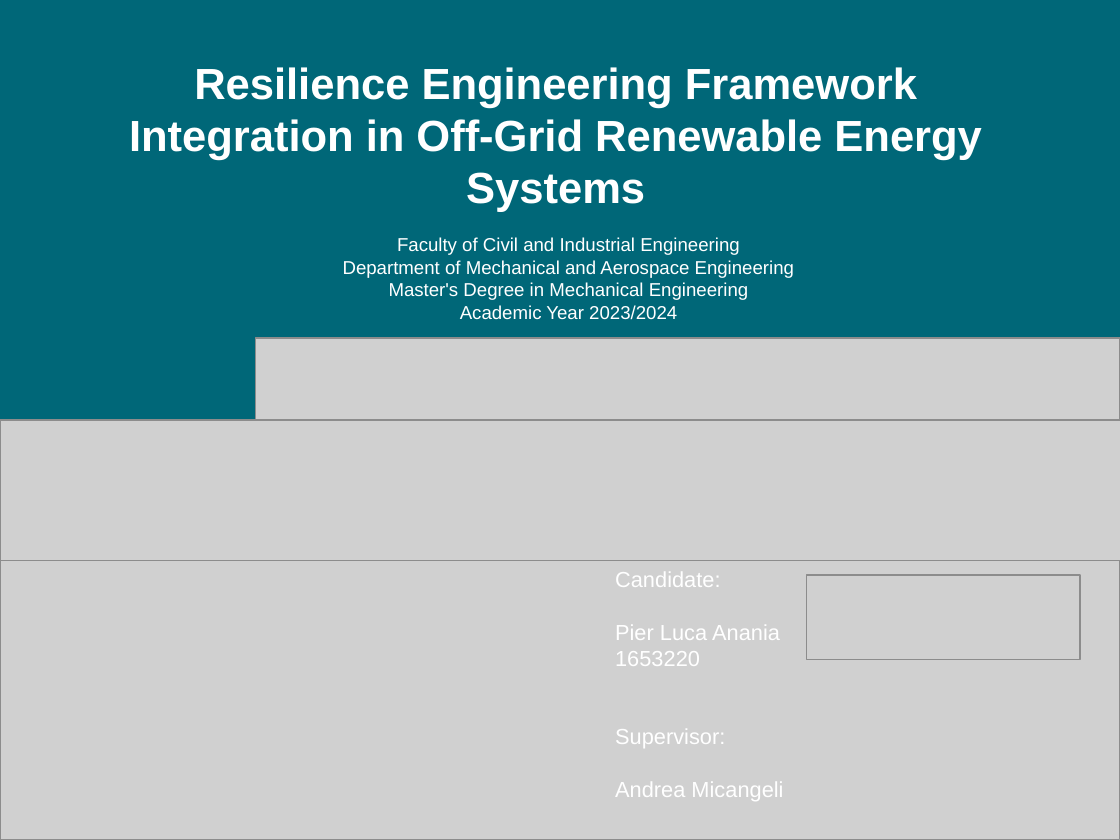
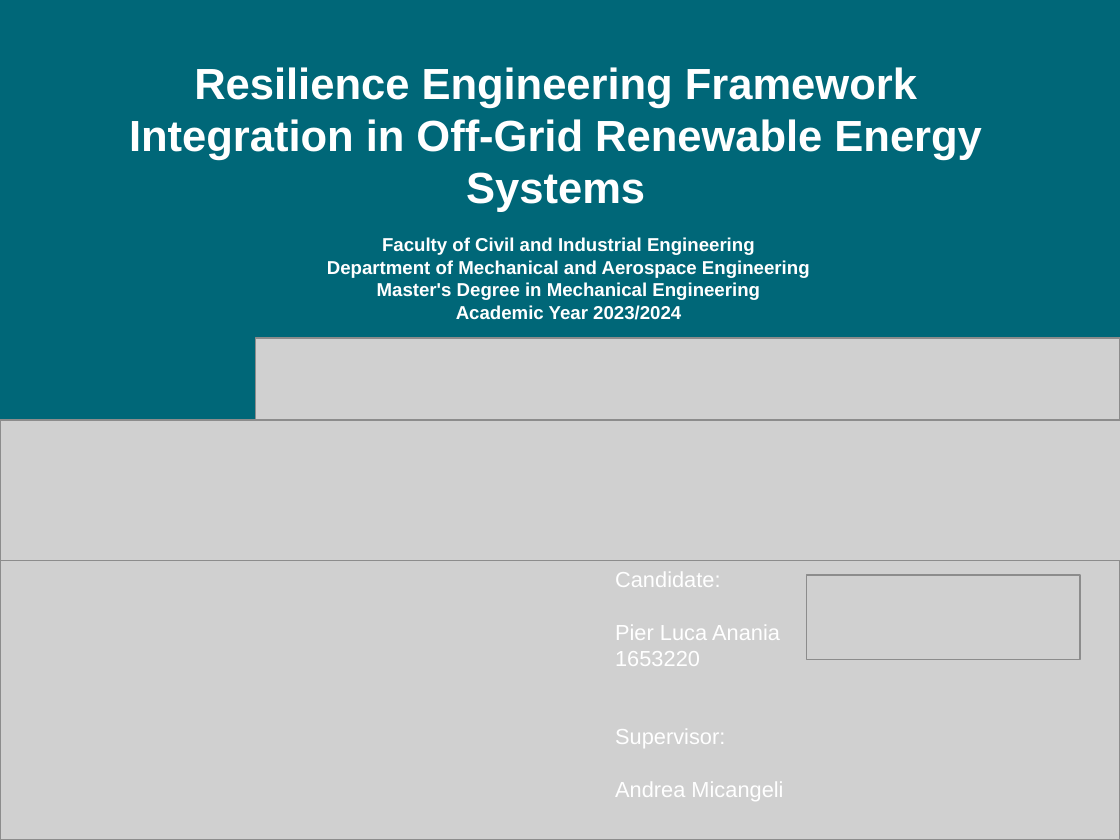
Before and after one commit to pierlucaanania/ResilienceEngineering4Minigrid_Africa, a slide deck: slide 1 of MSc Thesis/PresPptSapienza.ppt. Drawn at 1120x840 pixels with LibreOffice and Linux fonts; fonts in the diff are those of the drawing; grey boxes stand for pictures. Boxes give left, top, right and bottom in pixels: in the first picture for what was removed or moved away, otherwise in the second. Text is boxed around its words. In the diff, an @@ line names an element or a change of style, - is before the commit and + after.

```diff
--- a/MSc Thesis/PresPptSapienza.ppt
+++ b/MSc Thesis/PresPptSapienza.ppt
@@ text "Faculty of Civil and Industrial ..." at box(327, 237, 810, 320): bold on @@
```
Also in this commit, not shown: 28 other slides changed, 1 slide removed.
